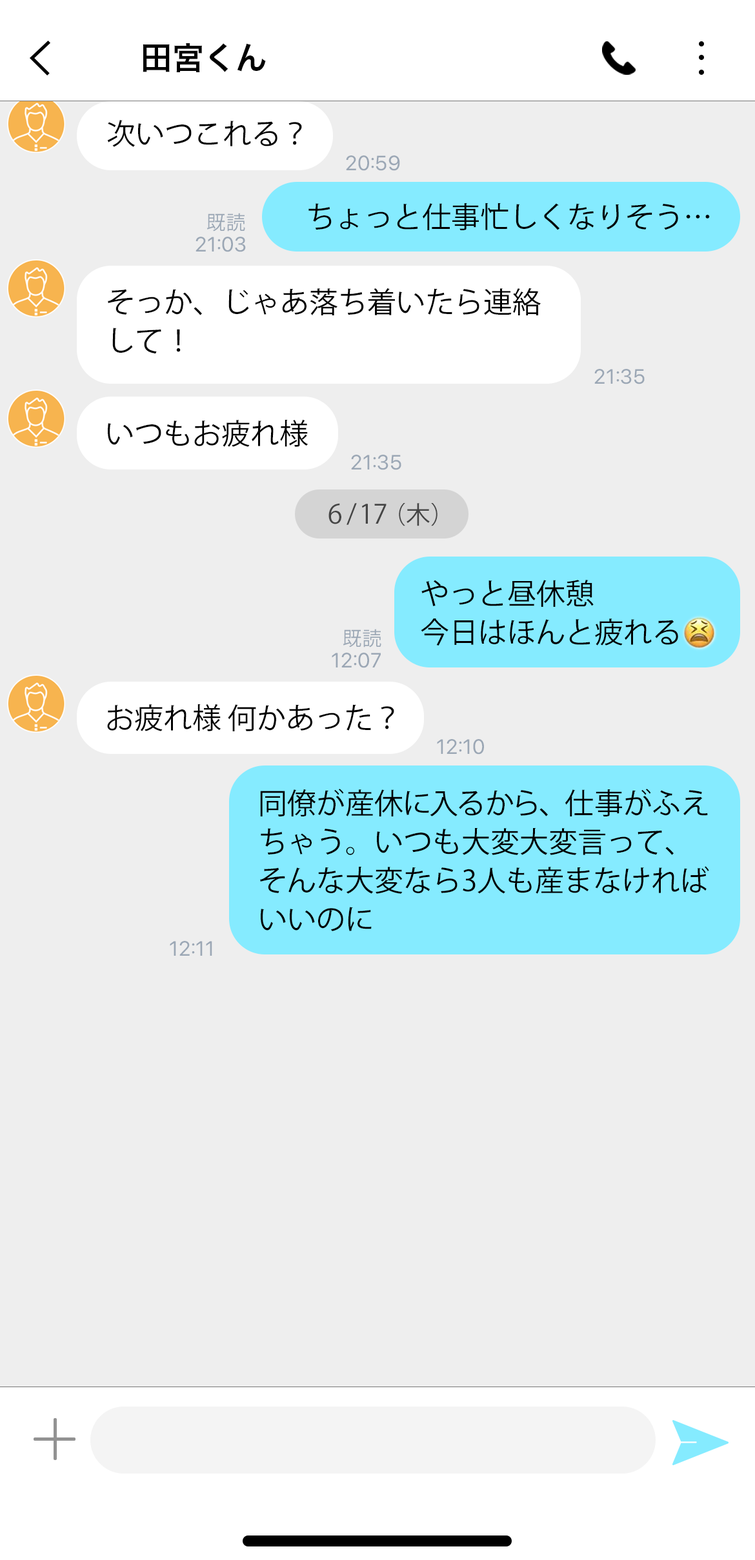
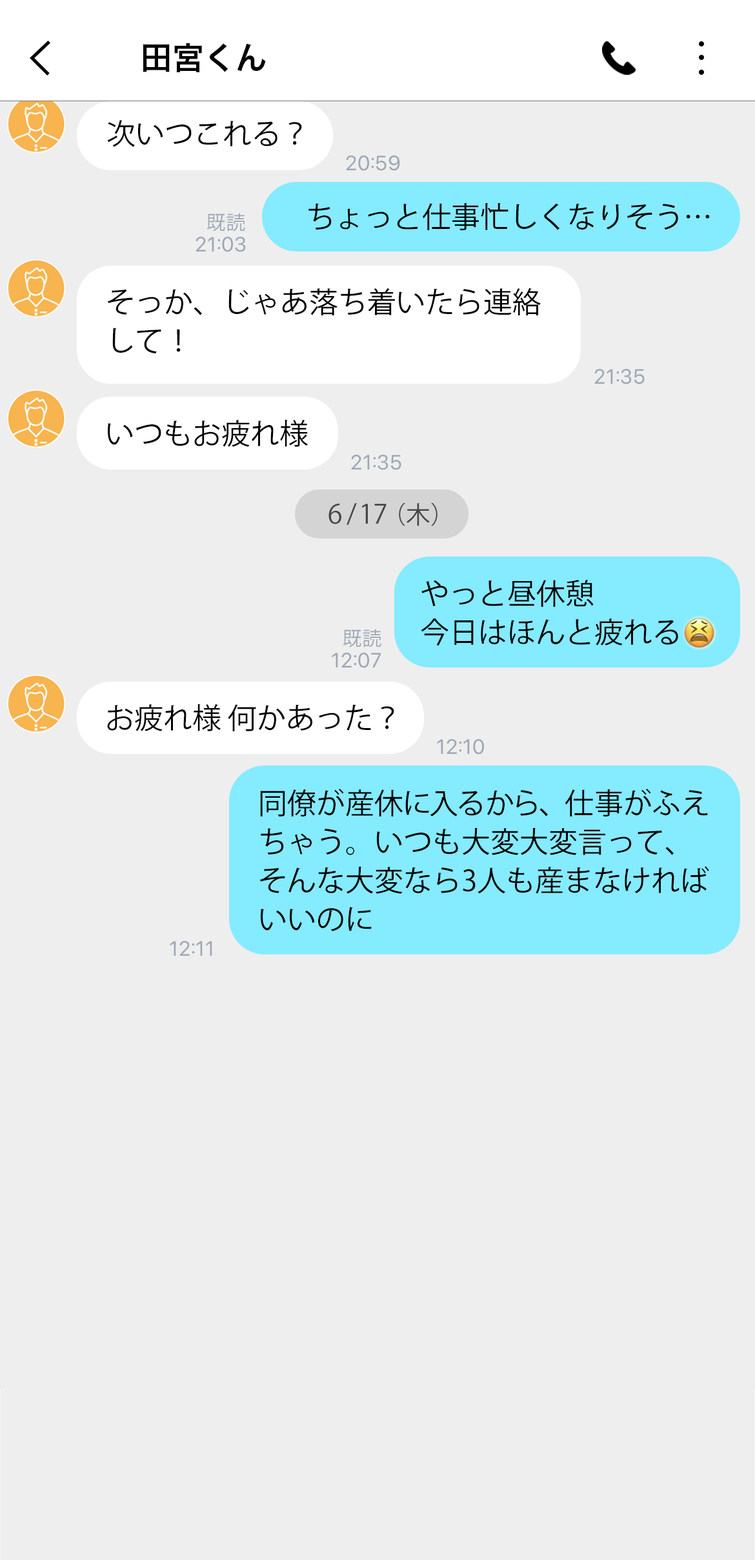
Layered file, before and after one edit (w=755, h=1560). Changes by layer:
added layer "レイヤー 2" above "背景" over box(0, 1386, 755, 1560)
